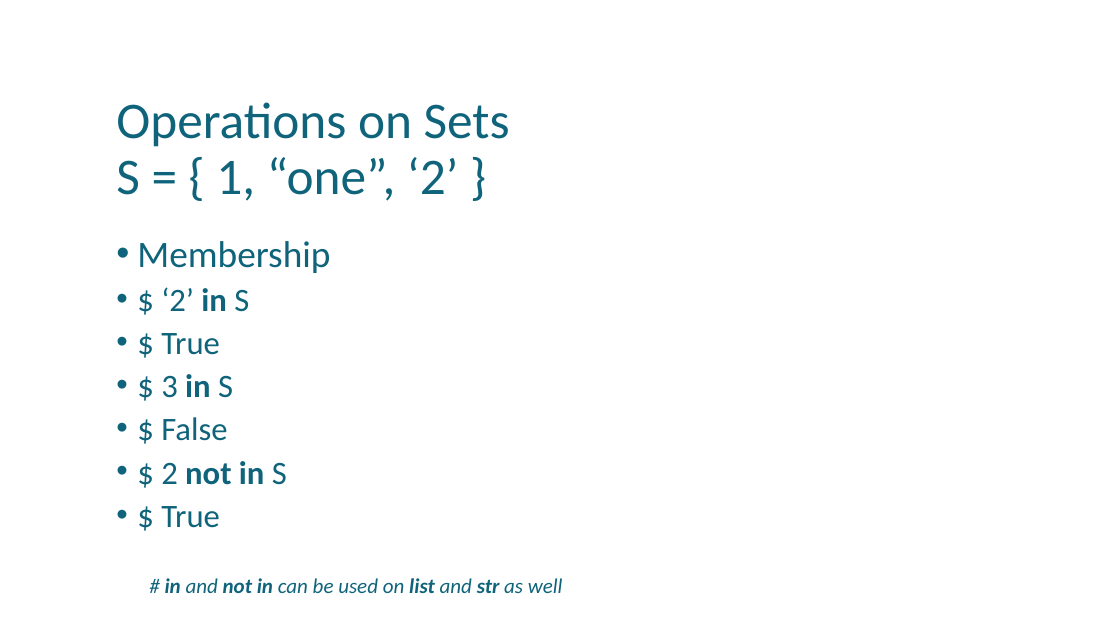
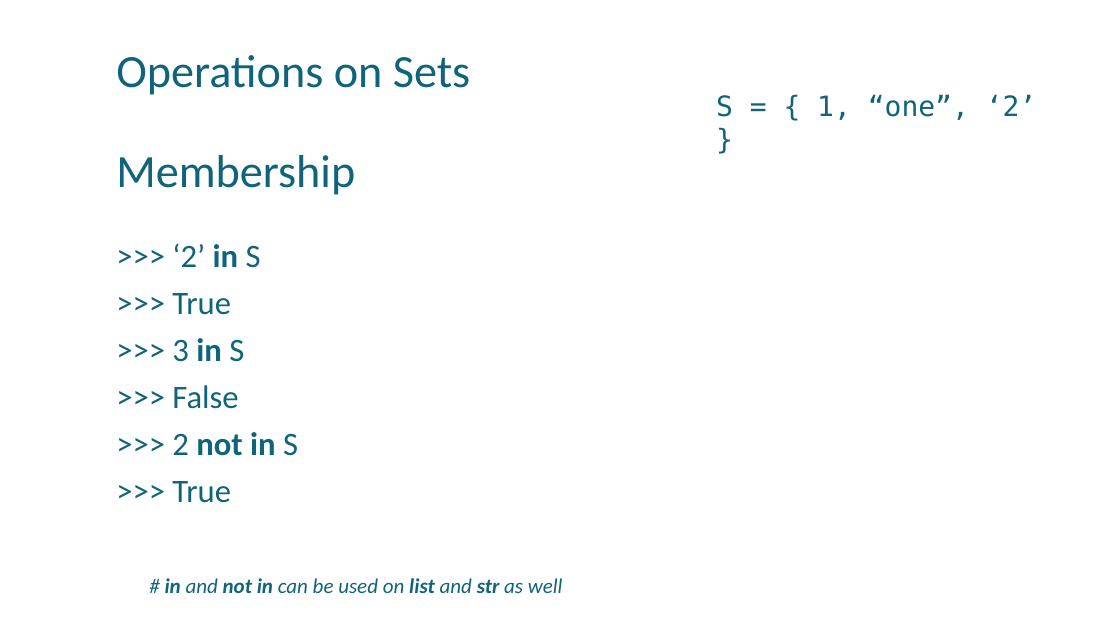
Before and after one commit to uday87j/teach_python, a slide deck: slide 6 of fundamentals/7-Set.pptx. Drawn at 1120x630 pixels with LibreOffice and Linux fonts; fonts in the diff are those of the drawing. Boxes give left, top, right and bottom in pixels: in the first picture for what was removed or moved away, otherwise in the second. Text is boxed around its words. In the diff, an @@ line names an element or a change of style, - is before the commit and + after.

```diff
--- a/fundamentals/7-Set.pptx
+++ b/fundamentals/7-Set.pptx
@@ title at (116, 55, 470, 195): text changed; size 44 to 39.6 pt @@
-Operations on Sets
-S = { 1, “one”, ‘2’ }
+Operations on Sets
+Membership
@@ text added at (716, 94, 1037, 120), 24 pt, text #0F647B @@
+S = { 1, “one”, ‘2’ }
@@ text at (172, 243, 298, 503): text changed @@
-• Membership
-• $ ‘2’ in S
-• $ True
-• $ 3 in S
-• $ False
-• $ 2 not in S
-• $ True
+>>> ‘2’ in S
+>>> True
+>>> 3 in S
+>>> False
+>>> 2 not in S
+>>> True
```
Also in this commit, not shown: 4 other slides changed, 2 slides added.
